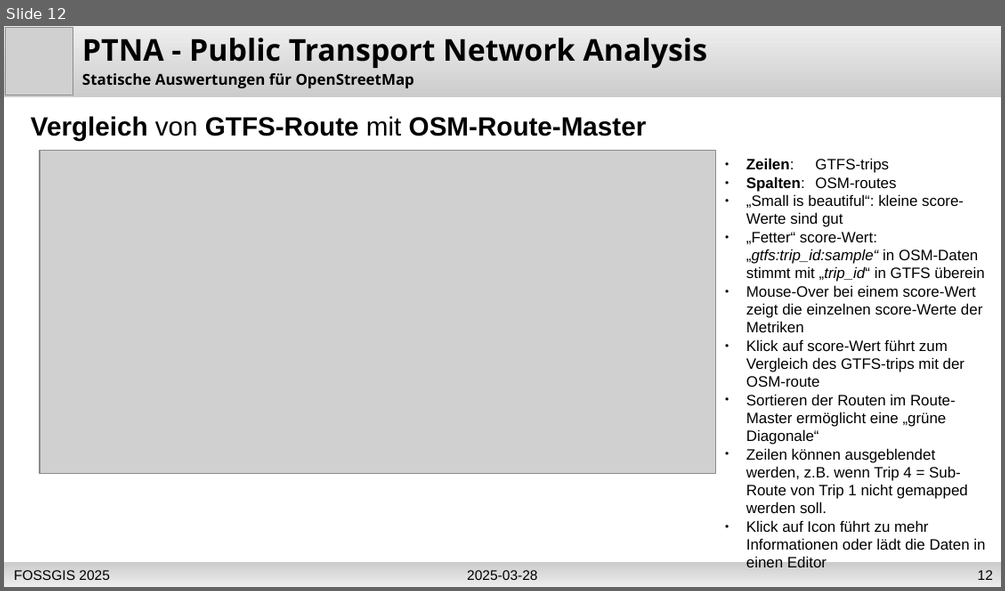
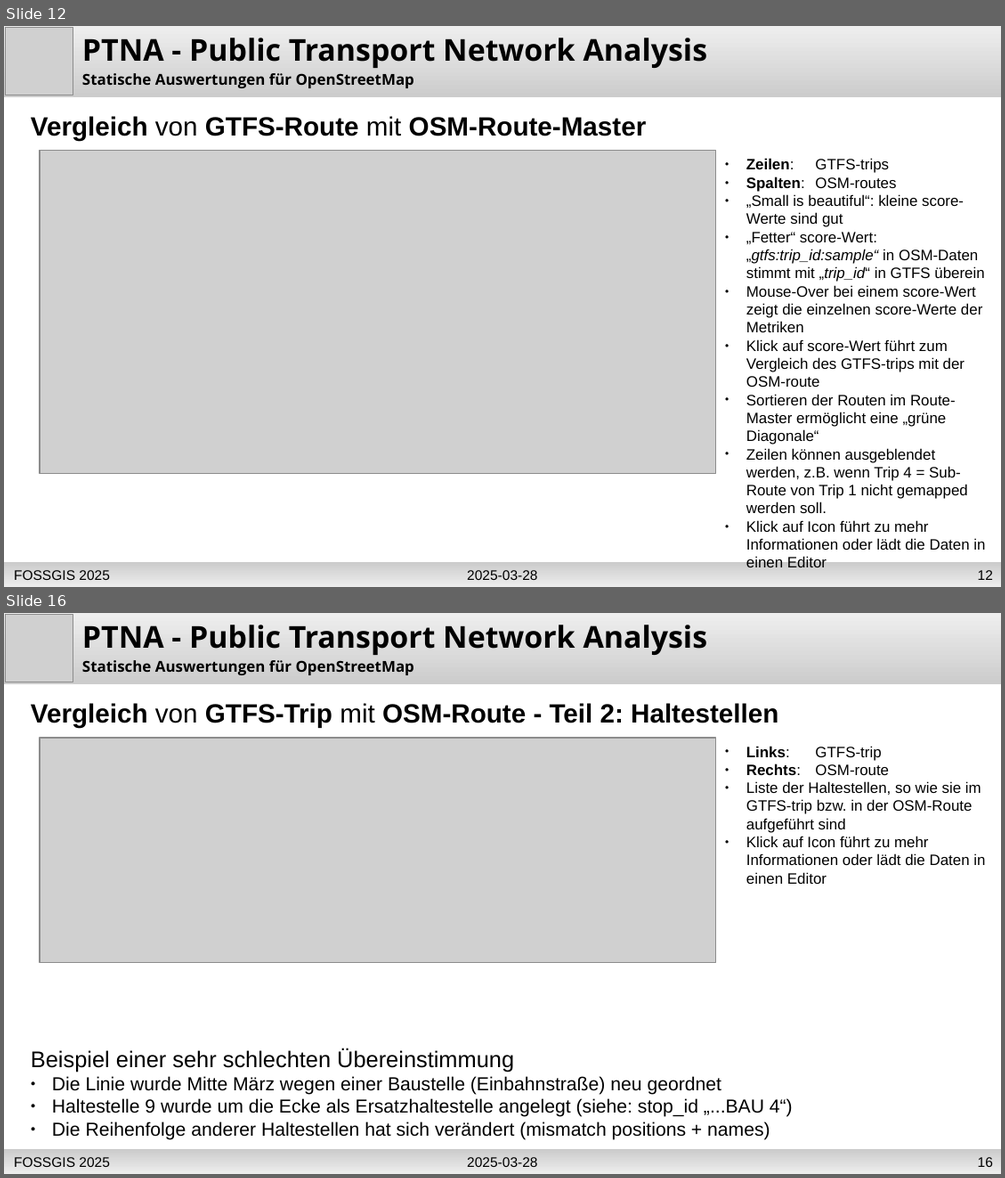
Before and after one commit to osm-ToniE/ptna-www, a slide deck: de/fossgis_2025_PTNA_Erdmann-slides.odp. Shown one above the other, each under a label of ours: slide 12 before the commit, slides 12 and 16 after it; the slides between them are not shown. The pictures are 1005x591 and 1005x1178 pixels, drawn with LibreOffice and Linux fonts; fonts in the diff are those of the drawing; grey boxes stand for pictures. Boxes give left, top, right and bottom in pixels: in the first picture for what was removed or moved away, otherwise in the second. Text is boxed around its words. In the diff, an @@ line names an element or a change of style, - is before the commit and + after.

```diff
--- a/de/fossgis_2025_PTNA_Erdmann-slides.odp
+++ b/de/fossgis_2025_PTNA_Erdmann-slides.odp
@@ slide 16 added at bbox=[4, 613, 1001, 1174], background #FFFFFF @@
@@ freeform shape added at bbox=[4, 613, 1001, 684], fill gradient #EEEEEE to #CCCCCC @@
@@ picture added at bbox=[6, 615, 73, 682] @@
@@ text added at bbox=[82, 625, 708, 655], 24 pt, text #000000, bold @@
+PTNA - Public Transport Network Analysis
@@ text added at bbox=[82, 660, 414, 675], 12 pt, text #000000, bold @@
+Statische Auswertungen für OpenStreetMap
@@ text added at bbox=[31, 703, 778, 728], 21 pt, text #000000, bold @@
+Vergleich von GTFS-Trip mit OSM-Route - Teil 2: Haltestellen
@@ picture added at bbox=[40, 738, 716, 963] @@
@@ text added at bbox=[746, 746, 985, 884], 12 pt, text #000000 @@
+● Links: GTFS-trip
+● Rechts: OSM-route
+● Liste der Haltestellen, so wie sie im GTFS-trip bzw. in der OSM-Route aufgeführt sind
+● Klick auf Icon führt zu mehr Informationen oder lädt die Daten in einen Editor
@@ text added at bbox=[31, 1048, 793, 1140], 15 pt, text #000000 @@
+Beispiel einer sehr schlechten Übereinstimmung
+● Die Linie wurde Mitte März wegen einer Baustelle (Einbahnstraße) neu geordnet
+● Haltestelle 9 wurde um die Ecke als Ersatzhaltestelle angelegt (siehe: stop_id „...BAU 4“)
+● Die Reihenfolge anderer Haltestellen hat sich verändert (mismatch positions + names)
@@ rectangle added at bbox=[4, 1150, 1001, 1174], fill gradient #CCCCCC to #EEEEEE, 11 pt, text #000000 @@
+2025-03-28
@@ text added at bbox=[14, 1157, 110, 1167], 11 pt, text #000000 @@
+FOSSGIS 2025
@@ page number added at bbox=[978, 1157, 993, 1167], 11 pt, text #000000 @@
+16
```
Also in this commit, not shown: 5 slides changed, 2 other slides added, 2 other files.
